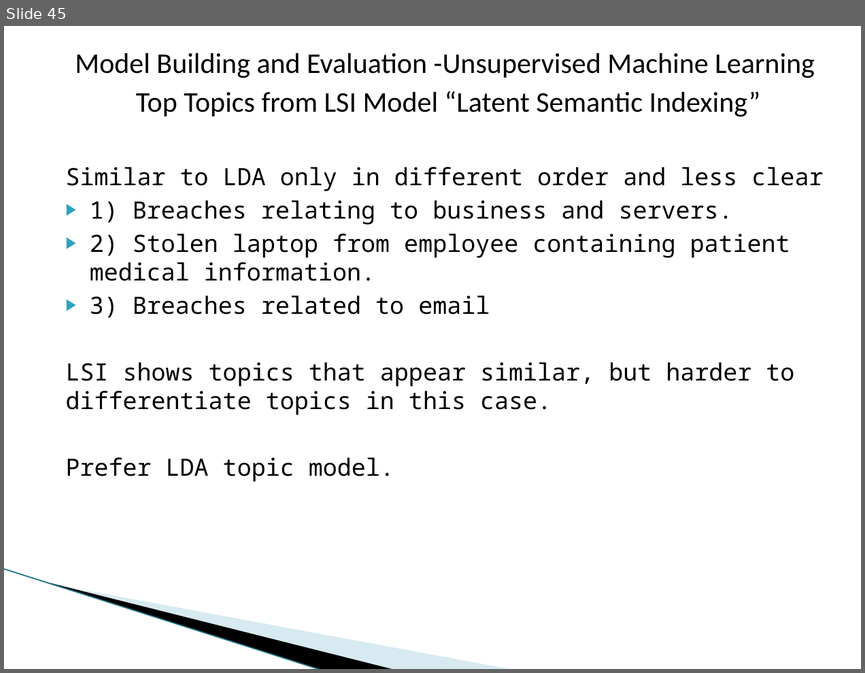
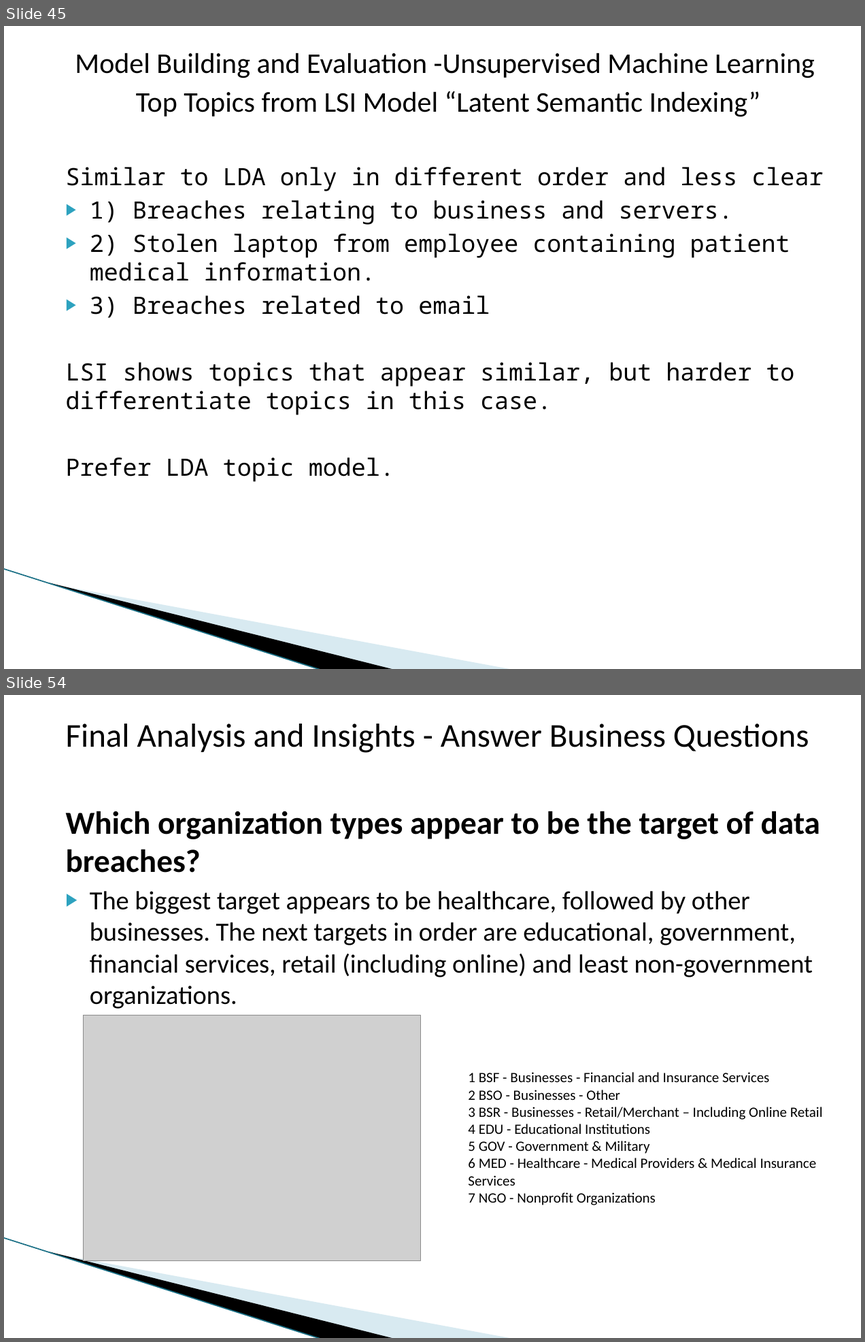
Before and after one commit to dmrod01/Capstone, a slide deck: Final Analysis - Data Capstone Project - Data Breaches.pptx. Shown one above the other, each under a label of ours: slide 45 before the commit, slides 45 and 54 after it; the slides between them are not shown. The pictures are 865x673 and 865x1342 pixels, drawn with LibreOffice and Linux fonts; fonts in the diff are those of the drawing; grey boxes stand for pictures; background and template pictures are left out. Boxes give left, top, right and bottom in pixels: in the first picture for what was removed or moved away, otherwise in the second. Text is boxed around its words. In the diff, an @@ line names an element or a change of style, - is before the commit and + after.

```diff
--- a/Final Analysis - Data Capstone Project - Data Breaches.pptx
+++ b/Final Analysis - Data Capstone Project - Data Breaches.pptx
@@ slide 54 added at <box>4,695,861,1338</box>, background #FFFFFF; not listed: 3 template elements that a slide beside it also shows @@
@@ text added at <box>66,724,820,1008</box>, 22 pt, text #000000 @@
+Final Analysis and Insights - Answer Business Questions
+Which organization types appear to be the target of data breaches?
+▶ The biggest target appears to be healthcare, followed by other businesses. The next targets in order are educational, government, financial services, retail (including online) and least non-government organizations.
@@ picture added at <box>83,1015,420,1259</box> @@
@@ text added at <box>468,1072,823,1205</box>, 12 pt, text #000000 @@
+1 BSF - Businesses - Financial and Insurance Services
+2 BSO - Businesses - Other
+3 BSR - Businesses - Retail/Merchant – Including Online Retail
+4 EDU - Educational Institutions
+5 GOV - Government & Military
+6 MED - Healthcare - Medical Providers & Medical Insurance Services
+7 NGO - Nonprofit Organizations
```
Also in this commit, not shown: 1 slide changed, 22 other slides added, 2 other files.
